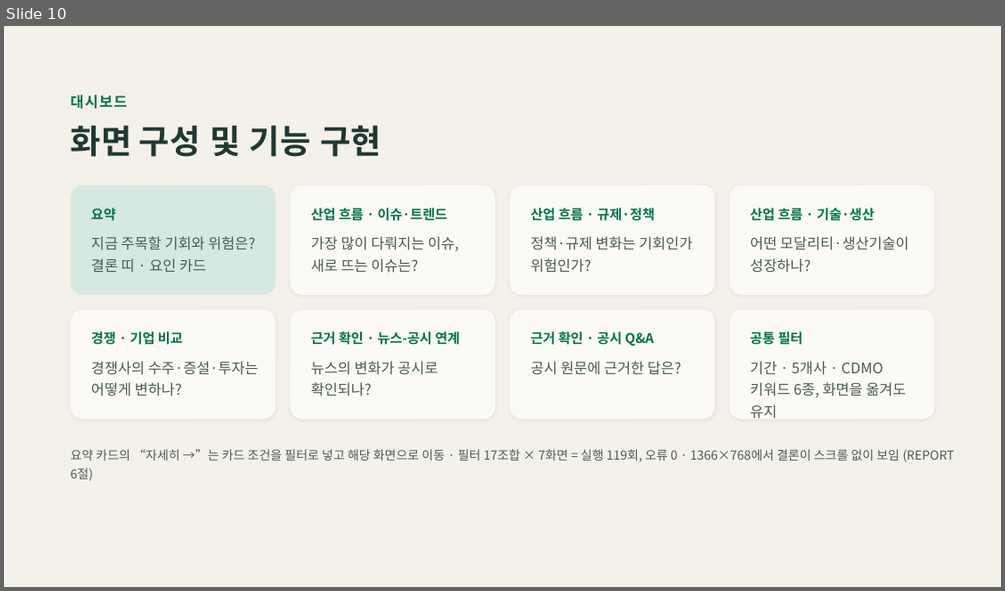
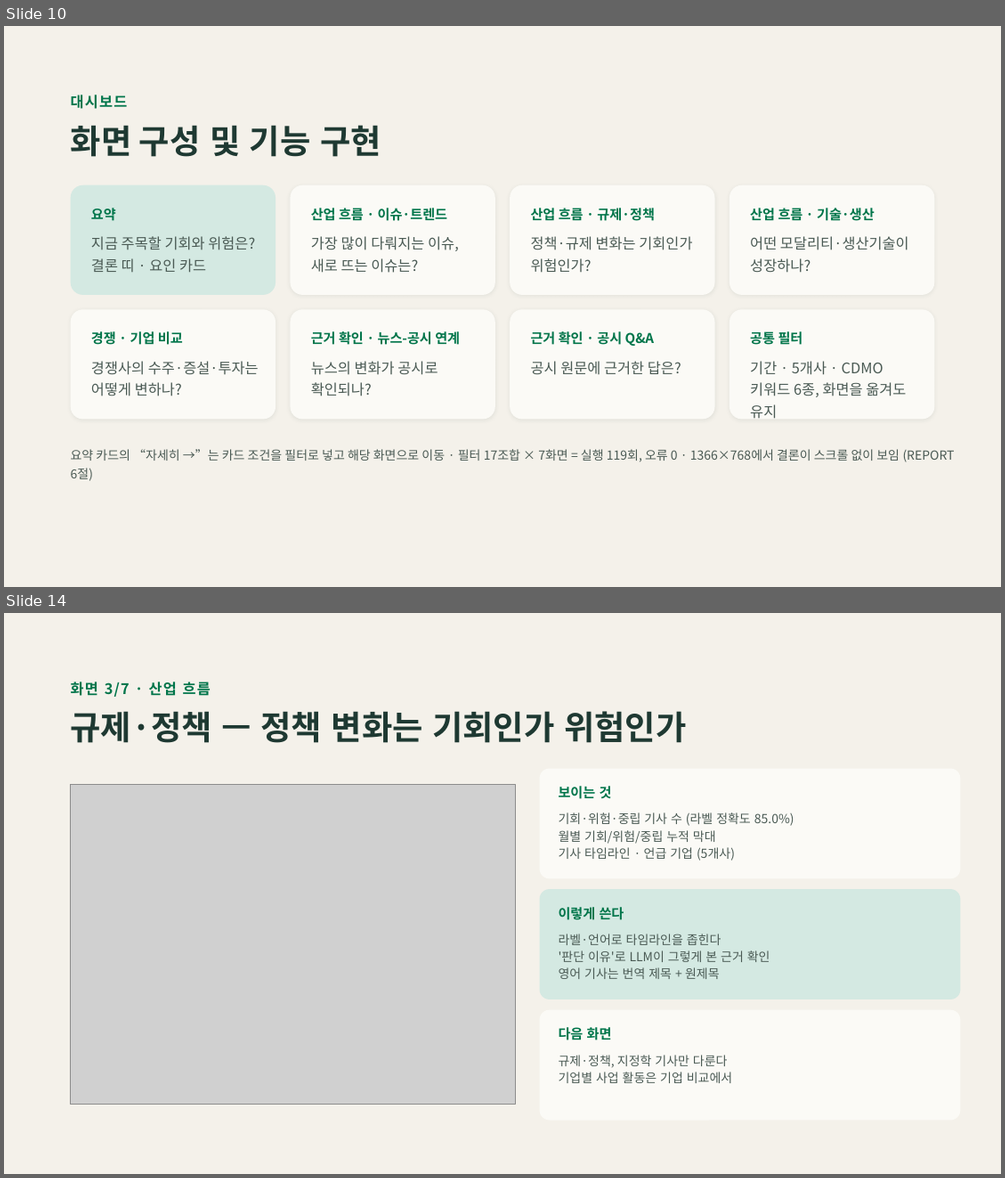
Before and after one commit to AI-Campus-1st/mid_proj_bio, a slide deck: docs/07_project-management/CDMO 이슈 대시보드 발표 수정2.pptx. Shown one above the other, each under a label of ours: slide 10 before the commit, slides 10 and 14 after it; the slides between them are not shown. The pictures are 1005x591 and 1005x1178 pixels, drawn with LibreOffice and Linux fonts; fonts in the diff are those of the drawing; grey boxes stand for pictures. Boxes give left, top, right and bottom in pixels: in the first picture for what was removed or moved away, otherwise in the second. Text is boxed around its words. In the diff, an @@ line names an element or a change of style, - is before the commit and + after.

```diff
--- a/docs/07_project-management/CDMO 이슈 대시보드 발표 수정2.pptx
+++ b/docs/07_project-management/CDMO 이슈 대시보드 발표 수정2.pptx
@@ slide 14 added at (4,613,1001,1174), background #F4F1EA @@
@@ text added at (71,682,210,697), 14 pt, text #00754A, bold @@
+화면 3/7 · 산업 흐름
@@ text added at (71,711,686,743), 32 pt, text #1E3932, bold @@
+규제·정책 — 정책 변화는 기회인가 위험인가
@@ rounded rectangle added at (540,769,961,878), fill #FBFAF6 @@
@@ picture added at (71,785,515,1104) @@
@@ text added at (558,786,612,799), 13 pt, text #00754A, bold @@
+보이는 것
@@ text added at (558,812,794,860), 12 pt, text #4A5A54 @@
+기회·위험·중립 기사 수 (라벨 정확도 85.0%)
+월별 기회/위험/중립 누적 막대
+기사 타임라인 · 언급 기업 (5개사)
@@ rounded rectangle added at (540,889,961,999), fill #D4E9E2 @@
@@ text added at (558,907,624,920), 13 pt, text #00754A, bold @@
+이렇게 쓴다
@@ text added at (558,933,770,979), 12 pt, text #4A5A54 @@
+라벨·언어로 타임라인을 좁힌다
+'판단 이유'로 LLM이 그렇게 본 근거 확인
+영어 기사는 번역 제목 + 원제목
@@ rounded rectangle added at (540,1010,961,1120), fill #FBFAF6 @@
@@ text added at (558,1027,612,1040), 13 pt, text #00754A, bold @@
+다음 화면
@@ text added at (558,1054,732,1083), 12 pt, text #4A5A54 @@
+규제·정책, 지정학 기사만 다룬다
+기업별 사업 활동은 기업 비교에서
```
Also in this commit, not shown: 7 other slides added, 1 other file.
